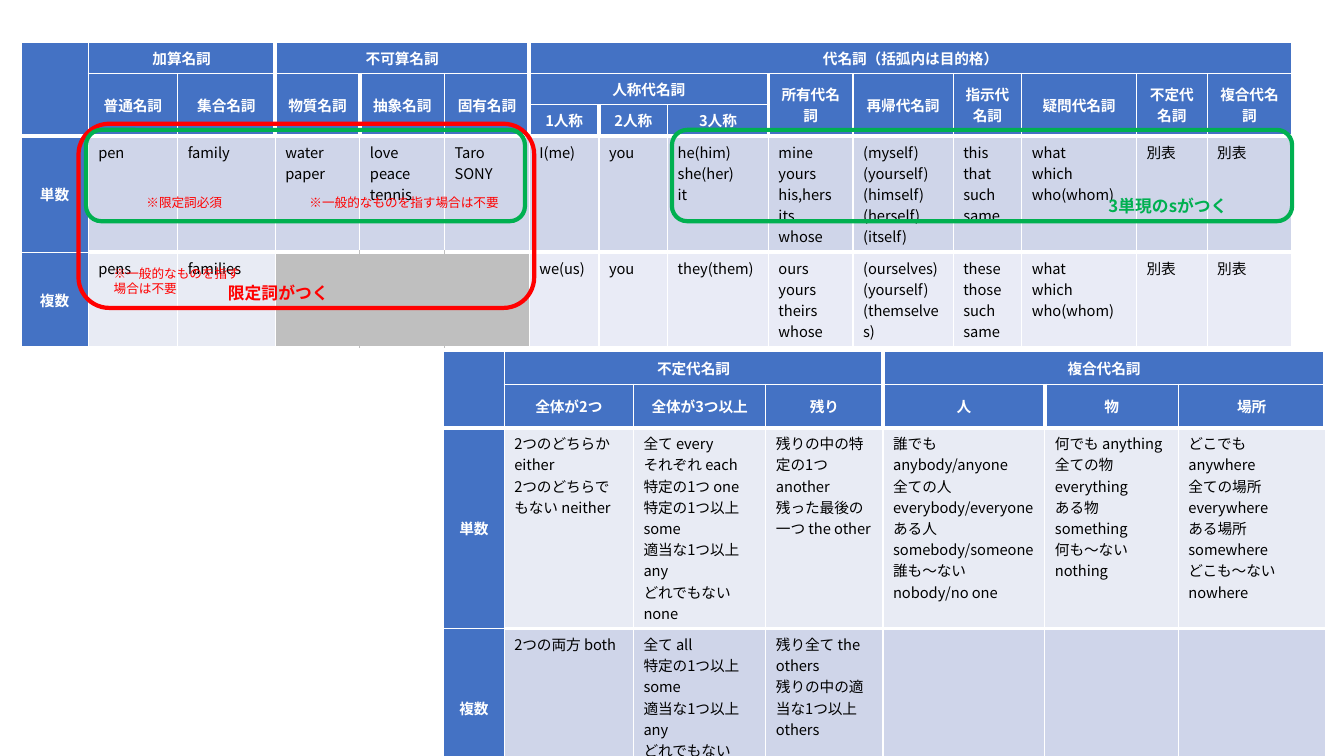
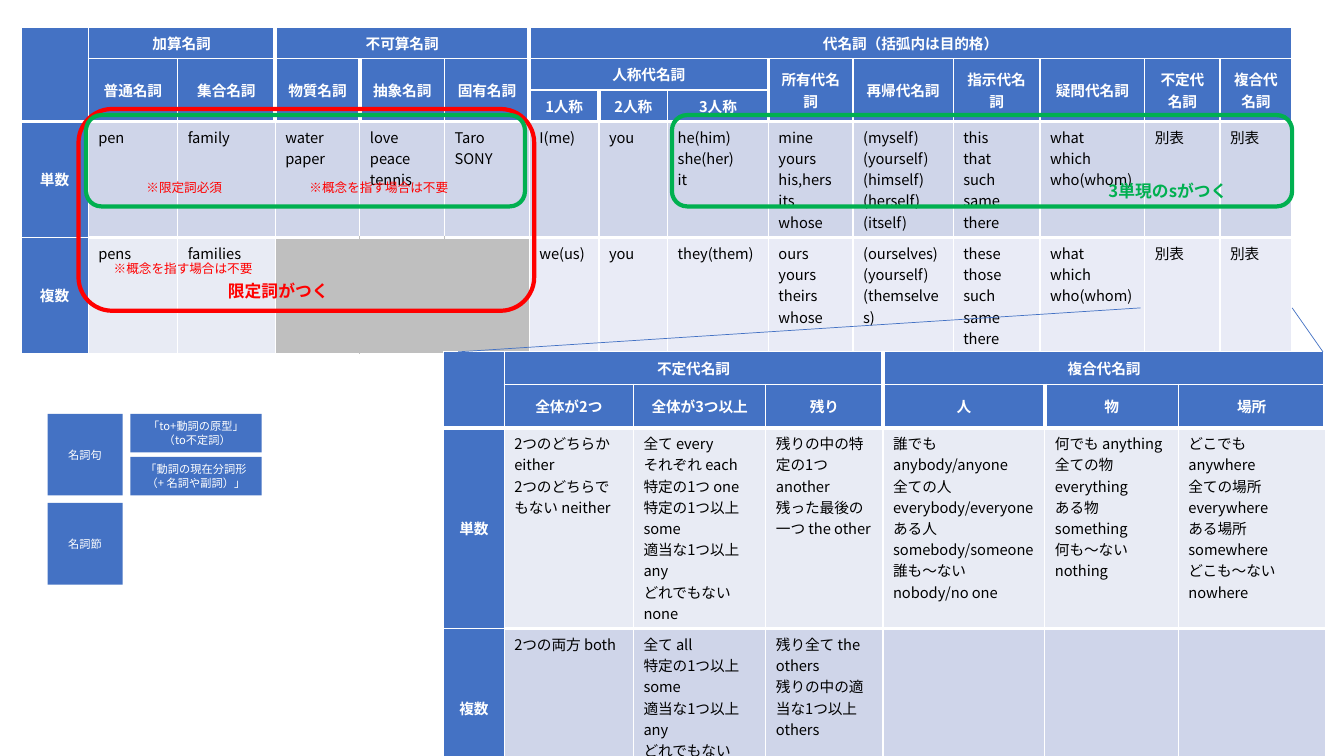
Before and after one commit to sasachichito/memos, a slide deck: slide 2 of 英語.pptx. Drawn at 1344x756 pixels with LibreOffice and Linux fonts; fonts in the diff are those of the drawing. Boxes give left, top, right and bottom in pixels: in the first picture for what was removed or moved away, otherwise in the second. Text is boxed around its words. In the diff, an @@ line names an element or a change of style, - is before the commit and + after.

```diff
--- a/英語.pptx
+++ b/英語.pptx
@@ table at [21, 27, 1293, 348] @@
-row 4, column 12: this / that / such / same
+row 4, column 12: this / that / such / same / there
-row 5, column 12: these / those / such / same
+row 5, column 12: these / those / such / same / there
@@ table: place and size @@
-table at [21, 42, 1293, 341]
+table at [21, 27, 1293, 348]
@@ rounded rectangle: place and size @@
-rounded rectangle at [79, 124, 534, 309]
+rounded rectangle at [79, 109, 534, 311]
@@ 2 texts, 2 rounded rectangles: place and size @@
-2 texts, 2 rounded rectangles at [86, 130, 1293, 222]
+2 texts, 2 rounded rectangles at [86, 115, 1293, 207]
@@ text at [309, 179, 448, 196]: text changed @@
-※一般的なものを指す場合は不要
+※概念を指す場合は不要
@@ text at [114, 262, 253, 274]: text changed @@
-※一般的なものを指す場合は不要
+※概念を指す場合は不要
@@ line added from (458, 352) to (1141, 308), #4472C4 0.5 pt @@
@@ line added from (1323, 352) to (1293, 308), #4472C4 0.5 pt @@
@@ rectangle added at [47, 414, 123, 496], fill #4472C4, 8 pt, text #FFFFFF @@
+名詞句
@@ rectangle added at [130, 414, 261, 453], fill #4472C4, 8 pt, text #FFFFFF @@
+「to+動詞の原型」
+（to不定詞）
@@ rectangle added at [130, 457, 261, 495], fill #4472C4, 8 pt, text #FFFFFF @@
+「動詞の現在分詞形 （+ 名詞や副詞）」
@@ rectangle added at [47, 503, 123, 585], fill #4472C4, 8 pt, text #FFFFFF @@
+名詞節
```
Also in this commit, not shown: 6 other slides changed, 14 slides added, 4 slides removed.
